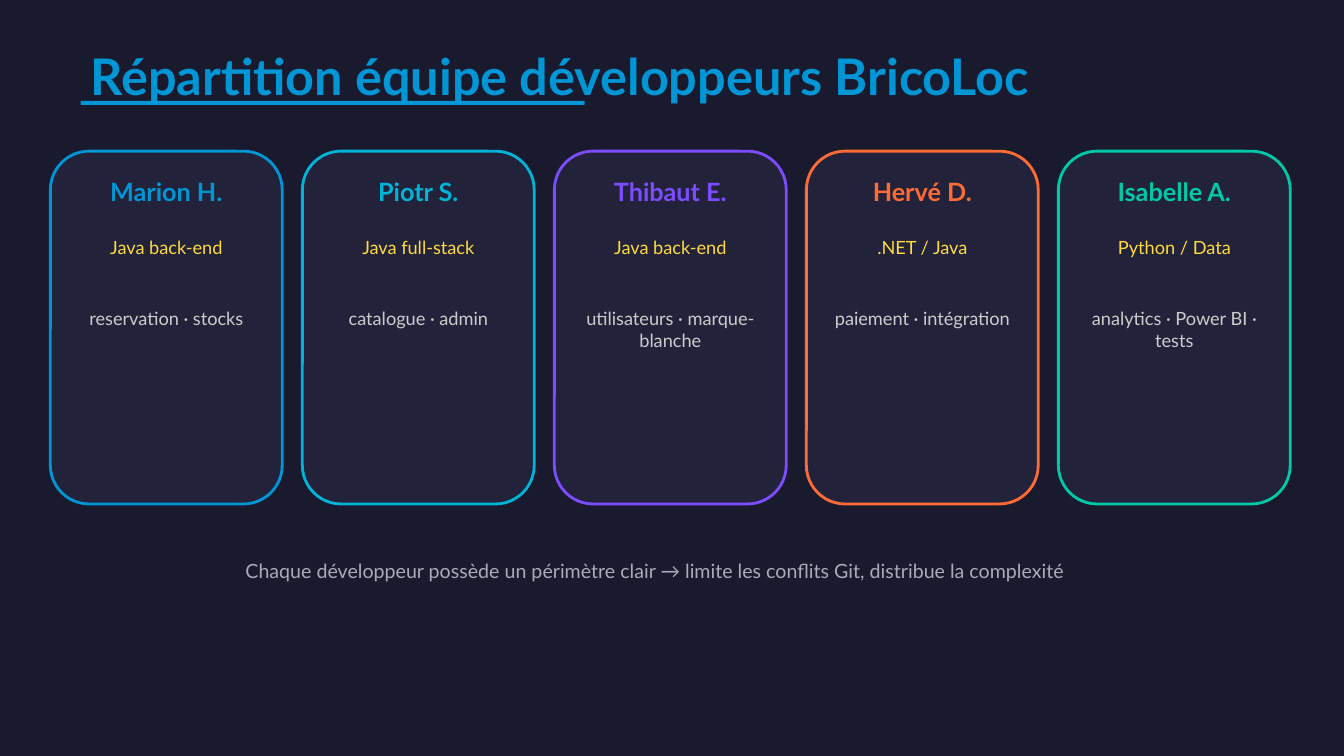
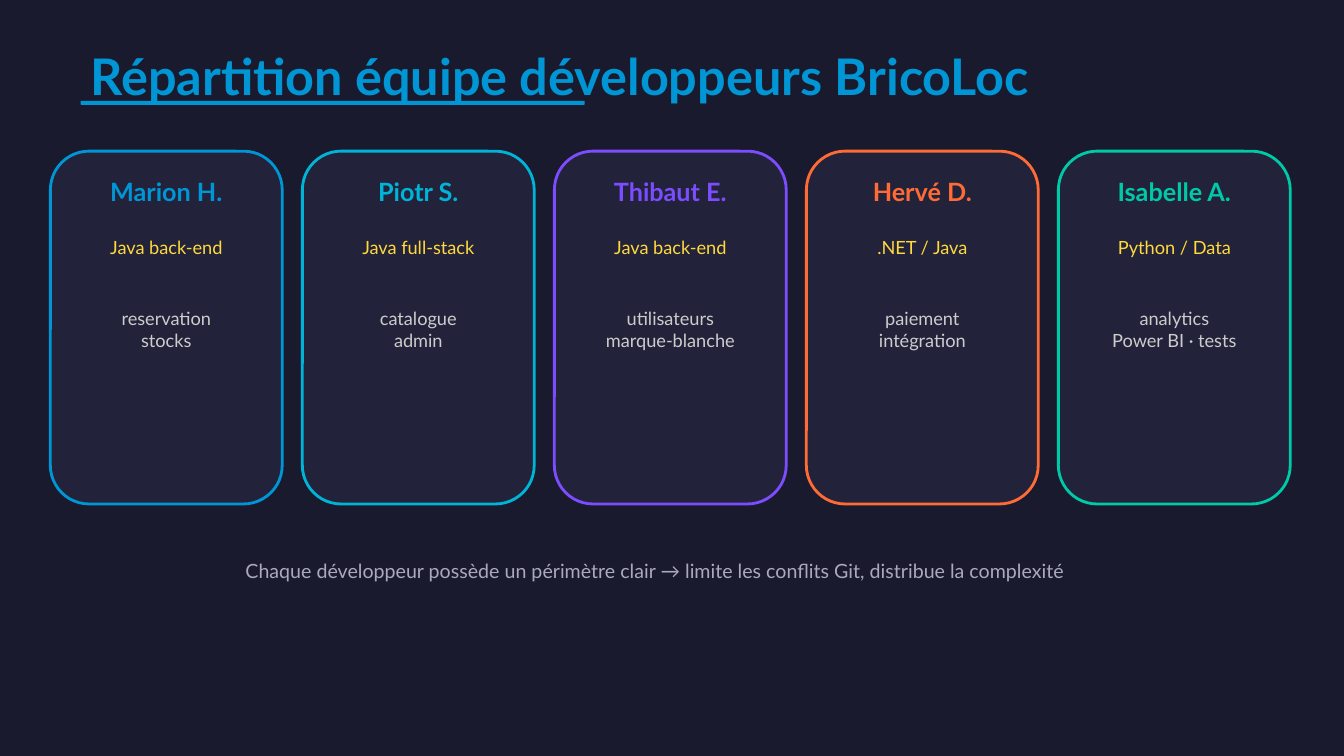
Before and after one commit to morepudding/maelJtm, a slide deck: slide 17 of 07-presentation/BricoLoc2_Presentation.pptx. Drawn at 1344x756 pixels with LibreOffice and Linux fonts; fonts in the diff are those of the drawing. Boxes give left, top, right and bottom in pixels: in the first picture for what was removed or moved away, otherwise in the second. Text is boxed around its words. In the diff, an @@ line names an element or a change of style, - is before the commit and + after.

```diff
--- a/07-presentation/BricoLoc2_Presentation.pptx
+++ b/07-presentation/BricoLoc2_Presentation.pptx
@@ text at bbox=[122, 311, 212, 347]: text changed @@
-reservation · stocks
+reservation
+stocks
@@ text at bbox=[380, 311, 457, 347]: text changed @@
-catalogue · admin
+catalogue
+admin
@@ text at bbox=[606, 311, 735, 350]: text changed @@
-utilisateurs · marque-blanche
+utilisateurs
+marque-blanche
@@ text at bbox=[879, 312, 966, 351]: text changed @@
-paiement · intégration
+paiement
+intégration
@@ text at bbox=[1112, 311, 1236, 347]: text changed @@
-analytics · Power BI · tests
+analytics
+Power BI · tests
```
Also in this commit, not shown: 11 other slides changed, 3 other files.
